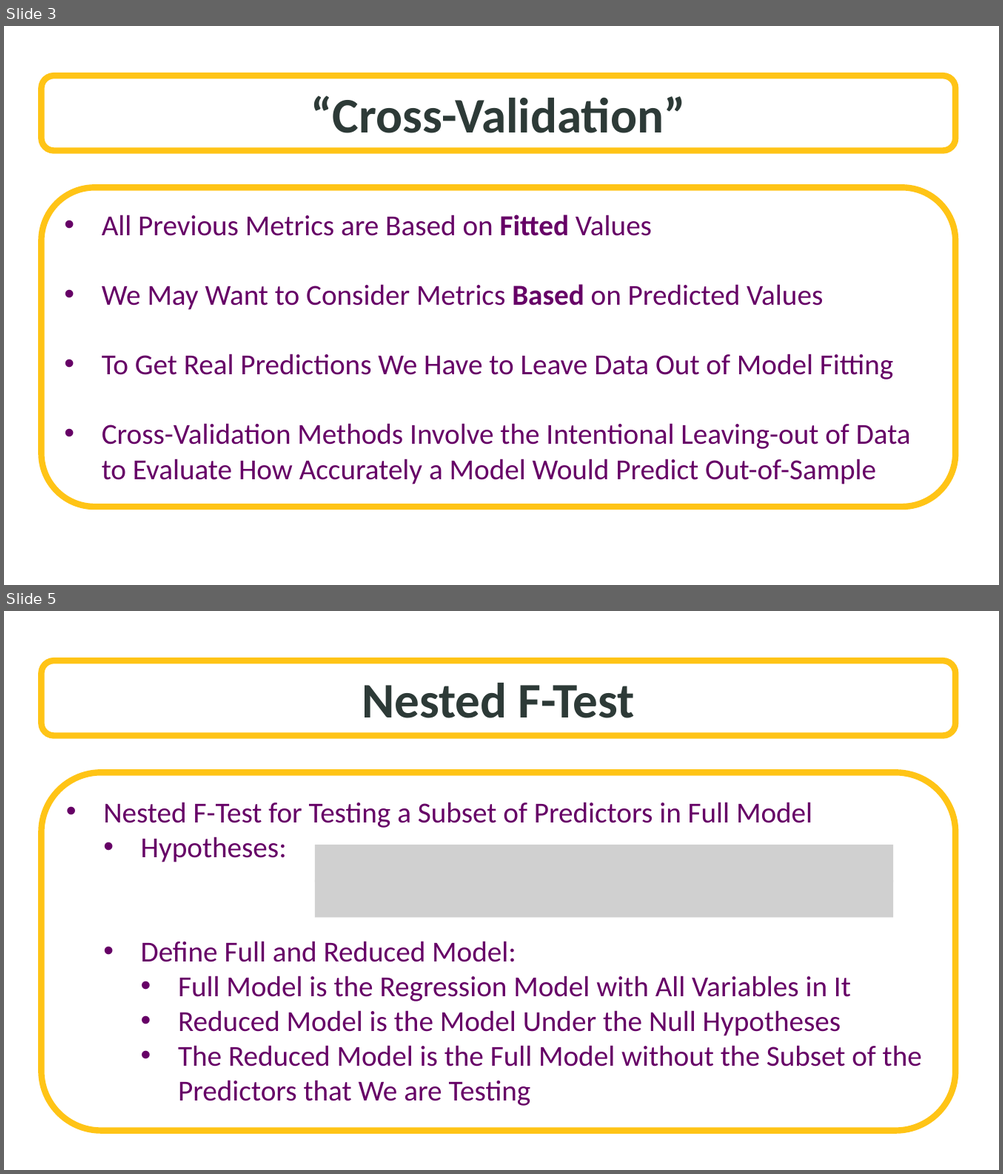
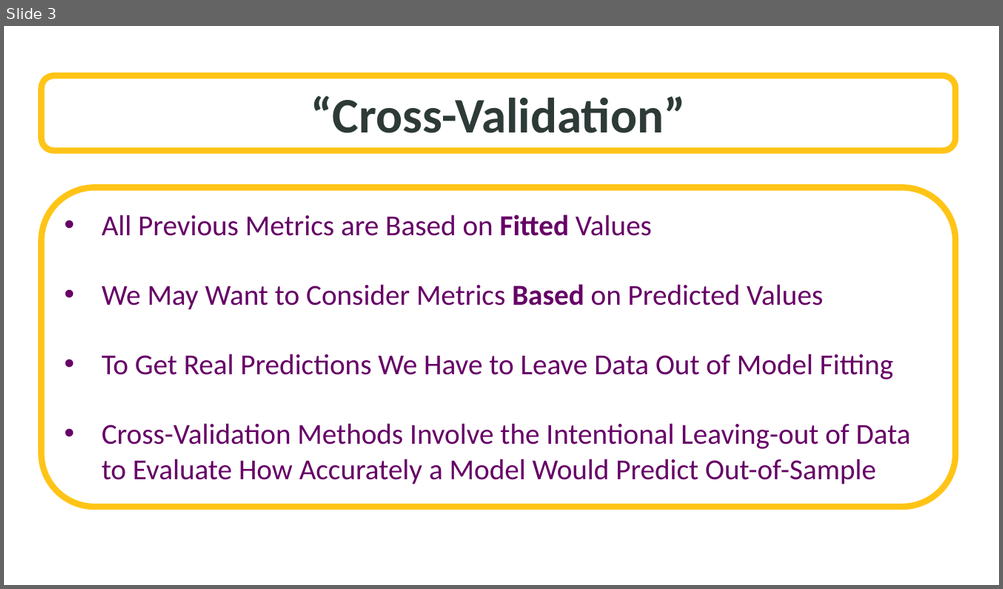
Before and after one commit to SuperMarioGiacomazzo/STOR455_WEBSITE, a slide deck: Lectures/21 - Cross Validation.pptx. Shown one above the other, each under a label of ours: slides 3 and 5 before the commit, slide 3 after it; the slides between them are not shown. The pictures are 1003x1174 and 1003x589 pixels, drawn with LibreOffice and Linux fonts; fonts in the diff are those of the drawing; grey boxes stand for pictures; background and template pictures are left out. Boxes give left, top, right and bottom in pixels: in the first picture for what was removed or moved away, otherwise in the second. Text is boxed around its words. In the diff, an @@ line names an element or a change of style, - is before the commit and + after.

```diff
--- a/Lectures/21 - Cross Validation.pptx
+++ b/Lectures/21 - Cross Validation.pptx
@@ slide 5 removed at <box>4,611,999,1170</box>, background picture (left out) @@
@@ rounded rectangle removed at <box>41,661,956,736</box> @@
-Nested F-Test
@@ rounded rectangle removed at <box>41,773,956,1131</box> @@
-• Nested F-Test for Testing a Subset of Predictors in Full Model
-  • Hypotheses:
-  • Define Full and Reduced Model:
-    • Full Model is the Regression Model with All Variables in It
-    • Reduced Model is the Model Under the Null Hypotheses
-    • The Reduced Model is the Full Model without the Subset of the Predictors that We are Testing
@@ picture removed at <box>315,845,893,882</box> @@
@@ picture removed at <box>315,880,893,917</box> @@
```
Also in this commit, not shown: 2 slides changed, 3 slides added, 2 other slides removed, 14 other files.
